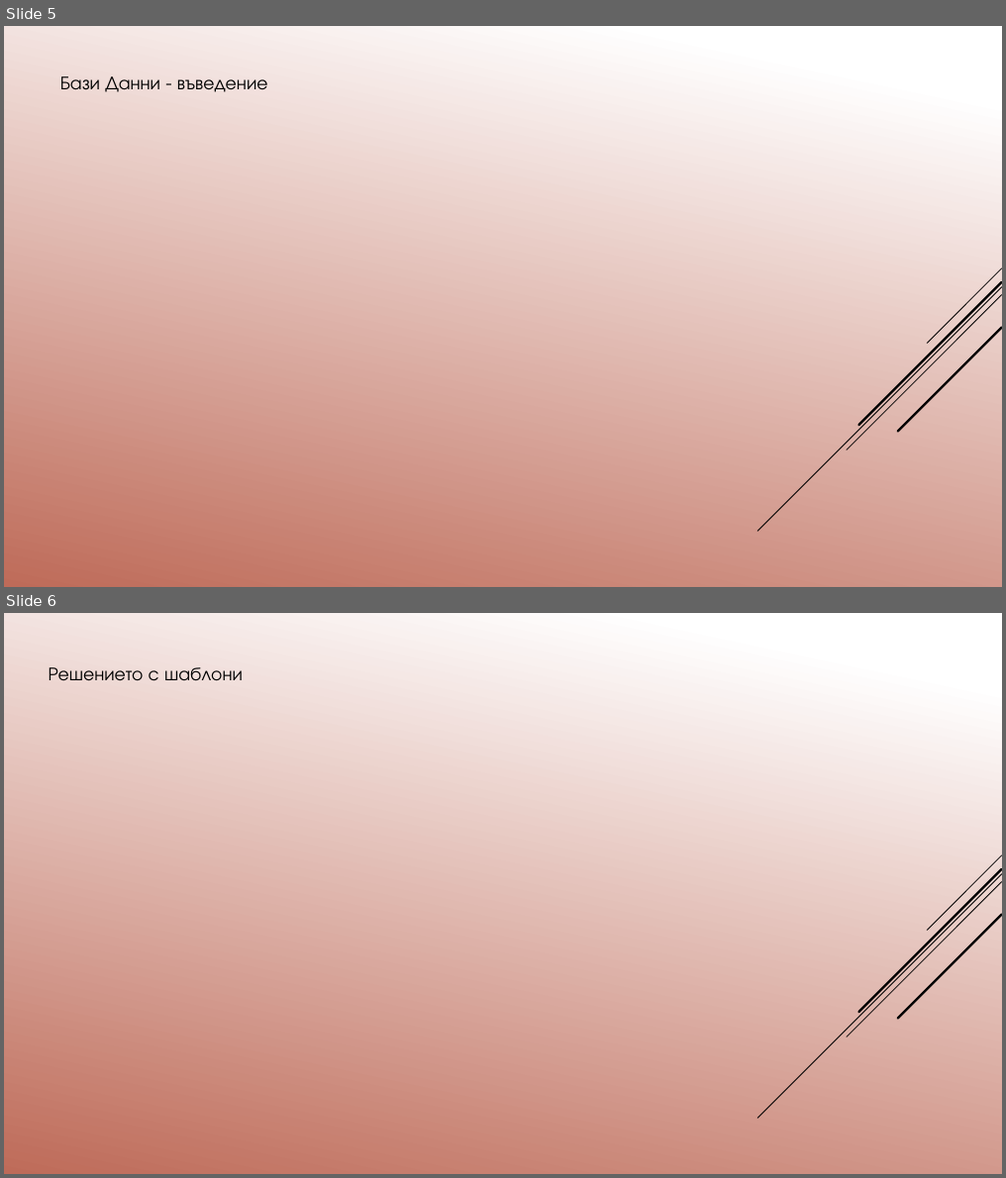
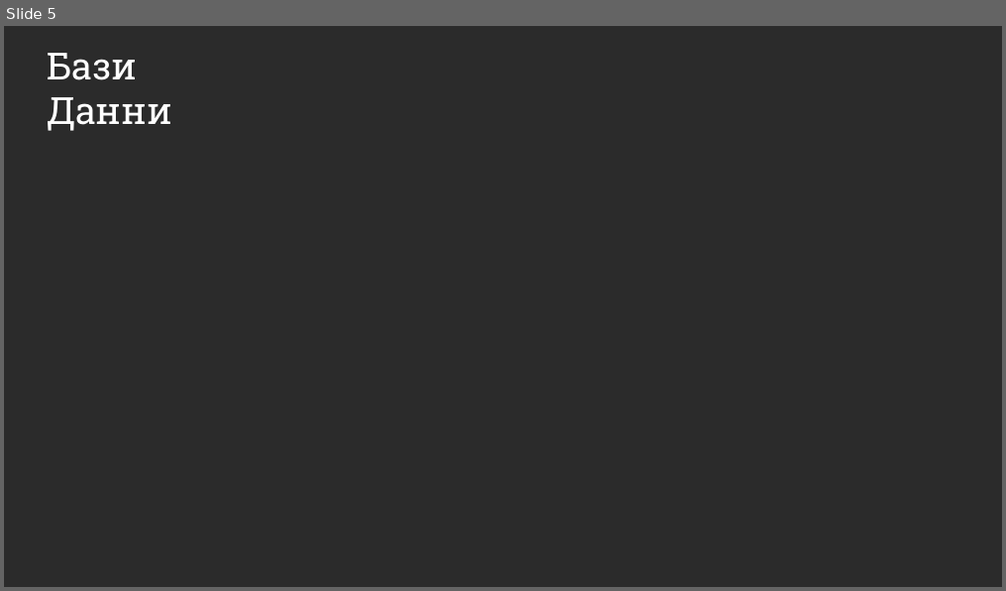
Before and after one commit to pgee-dzi2024/Theme_16, a slide deck: 16 Мария Денизова/Защита теория.pptx. Shown one above the other, each under a label of ours: slides 5 and 6 before the commit, slide 5 after it. The pictures are 1006x1178 and 1006x591 pixels, drawn with LibreOffice and Linux fonts; fonts in the diff are those of the drawing; background and template pictures are left out; a plain dark background stands for a picture behind light text. Boxes give left, top, right and bottom in pixels: in the first picture for what was removed or moved away, otherwise in the second. Text is boxed around its words. In the diff, an @@ line names an element or a change of style, - is before the commit and + after.

```diff
--- a/16 Мария Денизова/Защита теория.pptx
+++ b/16 Мария Денизова/Защита теория.pptx
@@ slide 6 removed at [4,613,1002,1174], background gradient #FFFFFF to #C26A56; not listed: 5 template elements that a slide beside it also shows @@
@@ text removed at [49,667,243,681] @@
-Решението с шаблони
@@ slide 5 changed as well @@
@@ background gradient #FFFFFF to #C26A56 to picture (left out) @@
@@ text at [47,53,172,131]: text changed; size 18 to 36 pt; font TeX Gyre Adventor to Roboto Slab; text colour #000000 to #FFFFFF @@
-Бази Данни - въведение
+Бази Данни
@@ group removed at [757,269,1002,531]: 5 lines @@
```
Also in this commit, not shown: 6 other slides changed, 2 slides added, 1 other slide removed, 18 other files.
